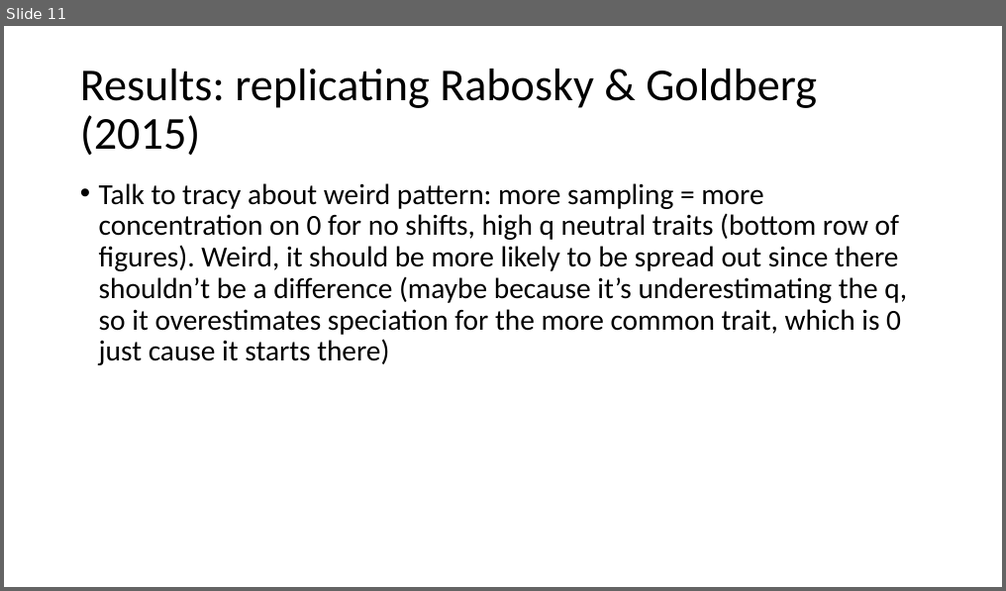
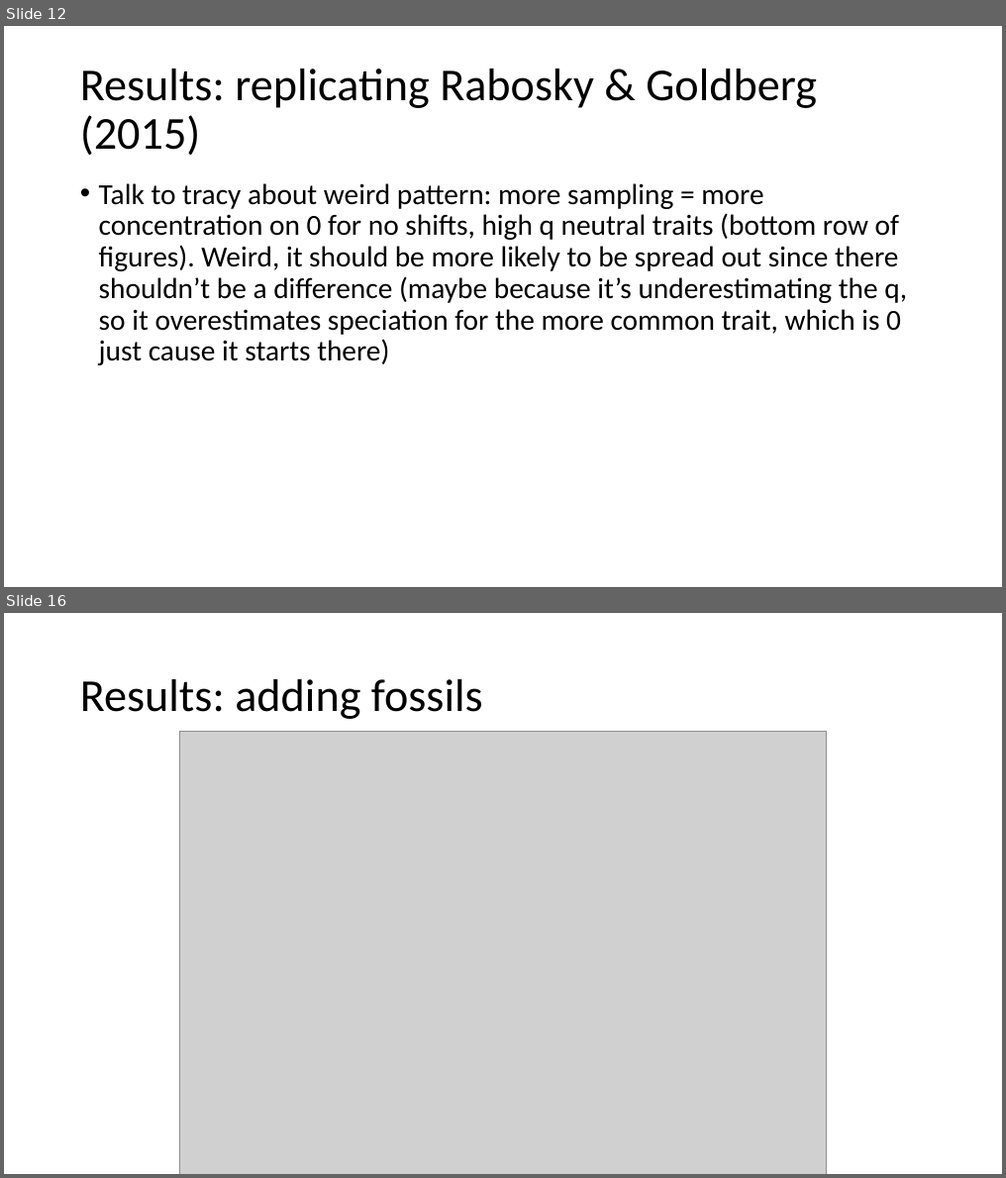
Before and after one commit to brpetrucci/ssetests_chap1, a slide deck: presentation/evol_2023.pptx. Shown one above the other, each under a label of ours: slide 11 before the commit, slides 12 and 16 after it; the slides between them are not shown. The pictures are 1006x591 and 1006x1178 pixels, drawn with LibreOffice and Linux fonts; fonts in the diff are those of the drawing; grey boxes stand for pictures. Boxes give left, top, right and bottom in pixels: in the first picture for what was removed or moved away, otherwise in the second. Text is boxed around its words. In the diff, an @@ line names an element or a change of style, - is before the commit and + after.

```diff
--- a/presentation/evol_2023.pptx
+++ b/presentation/evol_2023.pptx
@@ slide 16 added at [4,613,1002,1174], background #FFFFFF @@
@@ title added at [80,679,483,719], 44 pt, text #000000 @@
+Results: adding fossils
@@ picture added at [179,731,826,1174] @@
@@ what was slide 11 is now slide 12 @@
```
Also in this commit, not shown: 4 slides changed, 17 other slides added, 8 slides removed, 5 other files.
